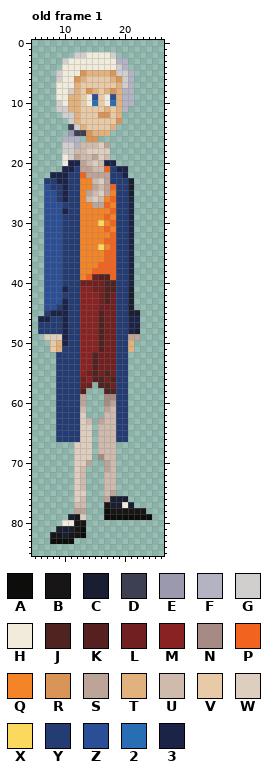
Pixel-art file, stored at Sprites/dupaty.aseprite. The picture above is the old version.
119x87 pixels, 1 frame. Colours within 5 levels of each other are drawn and written as one. Shown: old frame 1: x 5..26, y 0..85. The old version is drawn lined up with the new one, on the new canvas. The commit also changed other frames, which this record leaves out.
Visible layers, top first: "Camada 4", "gola", "Camada 3", "cabeça", "colete", "perna f 1", "perna f 2", "perna t 1", "perna t 2", "Camada 5".
Palette (. is transparent): A #0d0d0c  B #171516  C #1a1e31  D #3d3f53  E #9b99ae  F #b3b3c3  G #d1cece  H #f1ebdb  J #4f2320  K #572020  L #702020  M #892222  N #a58b83  P #f1641f  Q #f38428  R #d89557  S #bda499  T #e2b27e  U #cebbae  V #e8caa6  W #ddcebf  X #fbd95f  Y #243c72  Z #2b4e95  2 #286eb4  3 #1b2447
Pixels before, old frame 1, first column x 6:
 2 ......GGHHHHG......
 3 ....GHHHHHHHHFF....
 4 ....HHHHHHHHHGF....
 5 ...GHHHRTTTTRGGF...
 6 ...GHHRTVVVVTRGF...
 7 ...HHHTVVVVVVTGF...
 8 ...HHGTVRTVTRTFF...
 9 ...HHTTVHZVHZTFF...
10 ...GHTTVH2VH2TFF...
11 ...GGTTVVVVTVTF....
12 ....GGTVVVRRVT.....
13 .....GTVVVVVVR.....
14 .....DGTVVVVT......
15 .....EDDRTTT.......
16 ....FFF.RR.........
17 ....GGFUUUWS.......
18 ....GGUUWWWW.......
19 ....HGSUUSWU.......
20 ....H33SUWU33......
21 ....33YSSUUPY33....
22 ..333YYPSSSSYY3....
23 .YY33YYQQUWSYYYC...
24 .ZYY3YYQQSUSPYYC...
25 .ZZY3YYQSUWSQYYC...
26 .ZZY3YYQUWUQPYY3...
27 .ZZZYYYQQSSPQYY3...
28 .ZZZ3YYQQQQQPYY3...
29 .ZZZYYYQQQQPQYY3...
30 .ZZZYYYQQQXQPYY3...
31 .ZZZYYYQQQQPQYY3...
32 .ZZZYYYQQQQQPYY3...
33 .ZZZYYYQQQQPPYY3...
34 .ZZZYYYQQQXQPYY3...
35 .ZZZYYYQQQQPPYY3...
36 .ZZZYYYQQQQPPYY3...
37 .ZZZYYYQQQPPPYY3...
38 .ZZZYYYQQPPPPYY3...
39 .ZZZYYYQPLKJPYY3...
40 .ZZZYYYLLLLJJYY3...
41 .ZZZ3YYMMLLJJYYC...
42 .ZZZYYYMMMLJLYYC...
43 .ZZZ3YYMMMLJLYYC...
44 .ZZY3YYMMMLLLYYC...
45 .Y333YYMMMKLLYYCC..
46 33YY3YYMMMJLLYY33..
47 YYYY3YYMMMJLLYY33..
48 YYYY3YYMMMJLLYY3C..
49 .WWW3YYMMMJLLYYSS..
50 ..VT3YYMMMJLLYYT...
51 ..VTYYYMMMKLLYYT...
52 ...YYYYMMKLLLYY....
53 ...YYYYMMKLLLYY....
54 ...YYYYMMKLLLYY....
55 ...YYYYMLKLJLYY....
56 ...YYYYLMKJLJYY....
57 ...YYYYLL.JJLYY....
58 ...YYYYK...JJYY....
59 ...YYYYS...NNYY....
60 ...YYYYS...NSYY....
61 ...YYYYU...SUYY....
62 ...YYYYW...UUYY....
63 ...YYYYWU.SUUYY....
64 ...YYYYWW.UUUYY....
65 ...YYYYWW.UUUYY....
66 ...YYYYWW.UUUYY....
67 ......WWW.UUU......
68 ......WWW.UUU......
69 ......WWW.NUU......
70 ......WWS..SU......
71 ......WU...SU......
72 ......WU...UU......
73 ......WU...UU......
74 ......WU...UU......
75 ......WW...US......
76 ......WU...SCCC....
77 ......UU...BCCHC...
78 ......SS...ABBBBBB.
79 .....CBW...AAAAAAAA
80 ....HHBB...........
81 ...CCCBA...........
82 ..BBCBBA...........
83 ..AAAA.............
And afterwards:
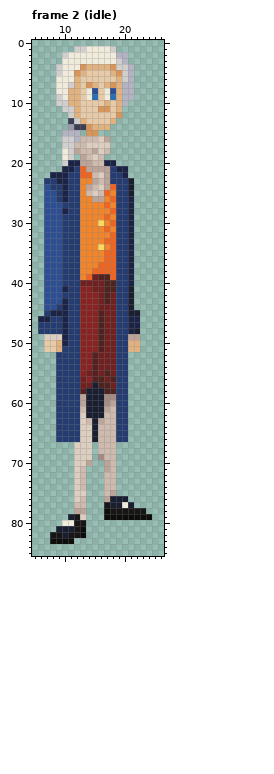
A new or re-ordered frame is compared with the old frame closest to it.
The edit:
canvas 119x87 -> 30x87 (the part of the old canvas that was cut away was empty and is not shown)
frames 1 -> 4
Frame 2 (idle) is new; against old frame 1:
y 1: x 12..18 ....... -> GGHHHHG
y 2: x 10..13 ..GG -> GHHH; x 18..20 G.. -> HFF
y 3: x 10 G -> H; x 19 F -> G
y 4: x 9 . -> G; x 13..18 HHHHHH -> RTTTTR; x 20..21 F. -> GF
y 5: x 12..19 HRTTTTRG -> RTVVVVTR
y 6: x 9 G -> H; x 12..13 RT -> TV; x 18..19 TR -> VT
y 7: x 11 H -> G; x 14..15 VV -> RT; x 17..18 VV -> TR; x 20 G -> F
y 8: x 11 G -> T; x 14..15 RT -> HZ; x 17..18 TR -> HZ
y 9: x 9 H -> G; x 15 Z -> 2; x 18 Z -> 2
y 10: x 10 H -> G; x 14..15 H2 -> VV; x 17..18 H2 -> TV; x 21 F -> .
y 11: x 9 G -> .; x 11 T -> G; x 16..17 VT -> RR; x 20 F -> .
y 12: x 10 G -> .; x 16..17 RR -> VV; x 19 T -> R
y 13: x 11..13 GTV -> DGT; x 18..19 VR -> T.
y 14: x 11..18 DGTVVVVT -> EDDRTTT.
y 15: x 10..13 .EDD -> FFF.; x 15..17 TTT -> R..
y 16: x 10..11 FF -> GG; x 13..17 .RR.. -> UUUWS
y 17: x 12 F -> U; x 14..15 UU -> WW; x 17 S -> W
y 18: x 10 G -> H; x 12 U -> S; x 14..15 WW -> US; x 17 W -> U
y 19: x 12..13 SU -> .S; x 15..17 SWU -> WU.
y 20: x 10 H -> G; x 14..15 UW -> SU
y 21: x 13 S -> P; x 15..17 UUP -> SSS
y 22: x 14..16 SSS -> PUW
y 23: x 15..16 UW -> SU
y 24: x 14..16 QSU -> SUW
y 25: x 14..17 SUWS -> UWUP
y 26: x 14..16 UWU -> QSS
y 27: x 15..16 SS -> QQ
y 50..51: x 7 . -> V; x 22 . -> T
y 57: x 15 . -> C
y 58..62: x 14..16 ... -> CCC
y 63..66: x 15 . -> C
